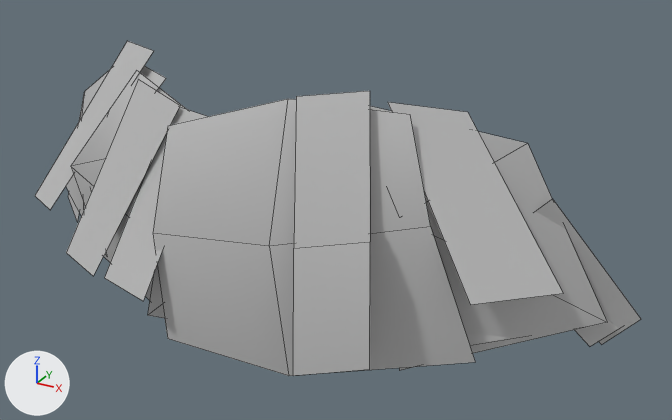
A saved change to the FBX model Assets/npc_casual_set_00/Mesh/npc_hairfacial_a_01.fbx.
The view is the same before and after, from a 50 mm lens placed at (0.0549, -0.1827, 1.7181), pointed at (0.0079, -0.0971, 1.6753). The lights are fixed; the arrows at lower left show +X, +Y and +Z. The first picture is the older version. Mesh edges are drawn as thin lines. Objects named as collision shapes, trigger or cutter boxes, shadow casters or lower levels of detail are left out. Where no turn or scale is listed for an object, it has been applied to the vertices.

In view in the first picture: 'npc_hairfacial_a_01_lod0'.
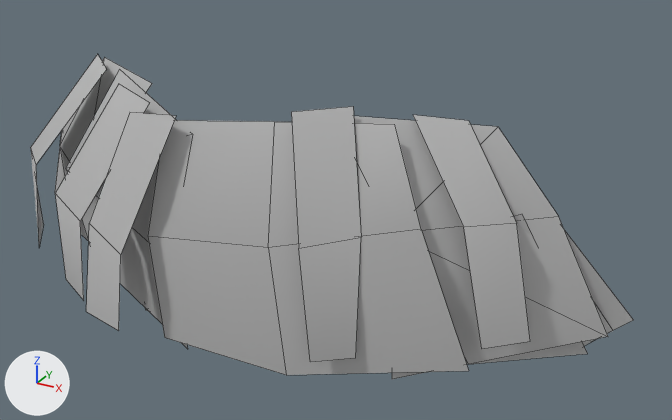
The change in detail:
me_mesh is used by ob_npc_hairfacial_a_01_lod0; location (0.0, 0.0, 0.0).
Verts and faces of me_mesh; kept vertices keep their numbers, new ones are numbered from 71.
me_mesh had 71 vertices, 29 faces and spanned x -0.0456..0.0413, y -0.118..-0.086, z 1.6596..1.6921.
me_mesh now has 79 vertices, 33 faces and spans x -0.0437..0.041, y -0.1187..-0.0891, z 1.6634..1.6912.
me_mesh part 1: the loose piece of 9 vertices spanning x -0.0052..0.0282, y -0.1147..-0.1018, z 1.6637..1.691 is rebuilt with 9 vertices and now spans x -0.0044..0.0282, y -0.1154..-0.1053, z 1.6641..1.6897.
me_mesh part 2: the loose piece of 8 vertices spanning x -0.042..-0.0101, y -0.1094..-0.0896, z 1.6647..1.6899 is rebuilt with 8 vertices and now spans x -0.042..-0.0101, y -0.1103..-0.0919, z 1.6647..1.6899.
me_mesh part 3: the loose piece of 6 vertices spanning x 0.009..0.0209, y -0.118..-0.1034, z 1.6672..1.692 is rebuilt with 6 vertices and now spans x 0.0098..0.0182, y -0.1146..-0.1063, z 1.6666..1.6912.
me_mesh part 4: the loose piece of 6 vertices spanning x -0.022..0.0002, y -0.114..-0.1016, z 1.6634..1.6896 is rebuilt with 6 vertices and now spans x -0.0224..-0.0003, y -0.1149..-0.1048, z 1.6634..1.6905.
me_mesh part 5: the loose piece of 5 vertices spanning x 0.0134..0.0385, y -0.1076..-0.0926, z 1.6639..1.6907 is rebuilt with 6 vertices and now spans x 0.0131..0.0394, y -0.1095..-0.0955, z 1.6639..1.6903.
me_mesh part 6: the loose piece of 4 vertices spanning x 0.0196..0.0365, y -0.1033..-0.0934, z 1.6662..1.6807 is rebuilt with 4 vertices and now spans x 0.0209..0.0376, y -0.107..-0.0959, z 1.6645..1.6805.
me_mesh part 7: the loose piece of 4 vertices spanning x -0.0112..-0.0004, y -0.1169..-0.1068, z 1.6698..1.6882 is rebuilt with 6 vertices and now spans x -0.0124..-0.0014, y -0.1187..-0.1123, z 1.6663..1.6896.
me_mesh part 8: the loose piece of 4 vertices spanning x 0.0163..0.0356, y -0.1081..-0.0962, z 1.6738..1.6906 is rebuilt with 6 vertices and now spans x 0.0195..0.0333, y -0.1066..-0.0991, z 1.6686..1.6901.
me_mesh part 9: the loose piece of 4 vertices spanning x 0.0273..0.0413, y -0.098..-0.0879, z 1.6625..1.6804 is rebuilt with 4 vertices and now spans x 0.0275..0.041, y -0.1003..-0.0913, z 1.6646..1.681.
me_mesh part 10: the loose piece of 4 vertices spanning x -0.0357..-0.0134, y -0.108..-0.0951, z 1.6698..1.6921 is rebuilt with 6 vertices and now spans x -0.0334..-0.018, y -0.1091..-0.0991, z 1.6666..1.6901.
me_mesh part 11: the loose piece of 4 vertices spanning x -0.0184..-0.0051, y -0.115..-0.1054, z 1.6697..1.6899 is rebuilt with 6 vertices and now spans x -0.0197..-0.0064, y -0.1164..-0.1085, z 1.6659..1.6901.
me_mesh part 12: the loose piece of 5 vertices spanning x -0.0086..0.016, y -0.1118..-0.1046, z 1.6643..1.6815 is deleted.
me_mesh part 13: the loose piece of 4 vertices spanning x -0.0456..-0.0327, y -0.0917..-0.086, z 1.6596..1.6806 is deleted.
me_mesh part 14: the loose piece of 4 vertices spanning x 0.027..0.04, y -0.0975..-0.0883, z 1.6631..1.6775 is deleted.
Part 15, on me_mesh:
New vertex 79 is at (0.0309, -0.0978, 1.6803).
New vertex 80 is at (0.0272, -0.1012, 1.6816).
New vertex 81 is at (0.0363, -0.0967, 1.6648).
New vertex 82 is at (0.0393, -0.0929, 1.6663), pixel (612, 330).
New faces: (79, 80, 81, 82).
Other edits to the shape of me_mesh do not show in these pictures.

What differs and where, as boxes [x1, y1, x2, y2] in the pictures (672 x 420 px):
'npc_hairfacial_a_01_lod0', reshaped: before [35, 41, 641, 376]; after [31, 54, 633, 379]
part 1 of me_mesh, rebuilt (8% shorter): before [153, 99, 475, 376]; after [148, 120, 469, 375]
part 2 of me_mesh, rebuilt: before [66, 66, 166, 216]; after [55, 58, 152, 240]
part 3 of me_mesh, rebuilt (9% narrower, 10% shorter): before [293, 91, 370, 376]; after [291, 107, 361, 362]
part 4 of me_mesh, rebuilt: before [71, 71, 186, 300]; after [66, 70, 193, 349]
part 5 of me_mesh, rebuilt (7% wider): before [370, 106, 607, 370]; after [354, 116, 608, 379]
part 6 of me_mesh, rebuilt: before [466, 333, 511, 345]; after [472, 214, 588, 364]
part 7 of me_mesh, rebuilt (13% narrower, 13% taller): before [104, 107, 208, 301]; after [86, 112, 176, 331]
part 8 of me_mesh, rebuilt (33% narrower, 15% taller): before [388, 102, 563, 305]; after [413, 115, 530, 349]
part 9 of me_mesh, rebuilt: before [535, 199, 641, 344]; after [564, 230, 633, 334]
part 10 of me_mesh, rebuilt (37% narrower, 14% taller): before [35, 41, 154, 210]; after [31, 54, 106, 246]
part 11 of me_mesh, rebuilt (17% narrower, 10% taller): before [66, 80, 180, 276]; after [55, 84, 150, 300]
part 12 of me_mesh, deleted: before [148, 273, 165, 318]
part 13 of me_mesh, deleted: before [68, 95, 84, 222]
part 14 of me_mesh, deleted: before [575, 318, 618, 346]
part 15 of me_mesh, added (mostly hidden): after [583, 304, 613, 346]
